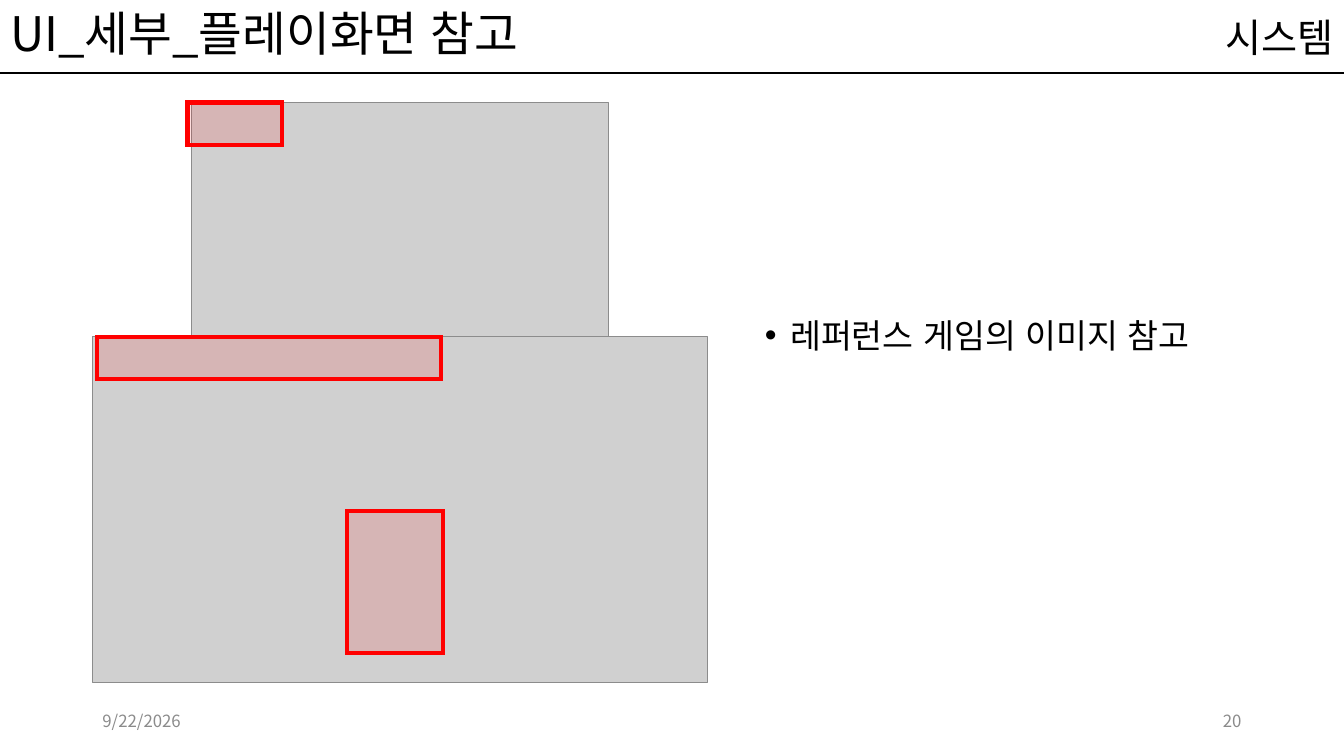
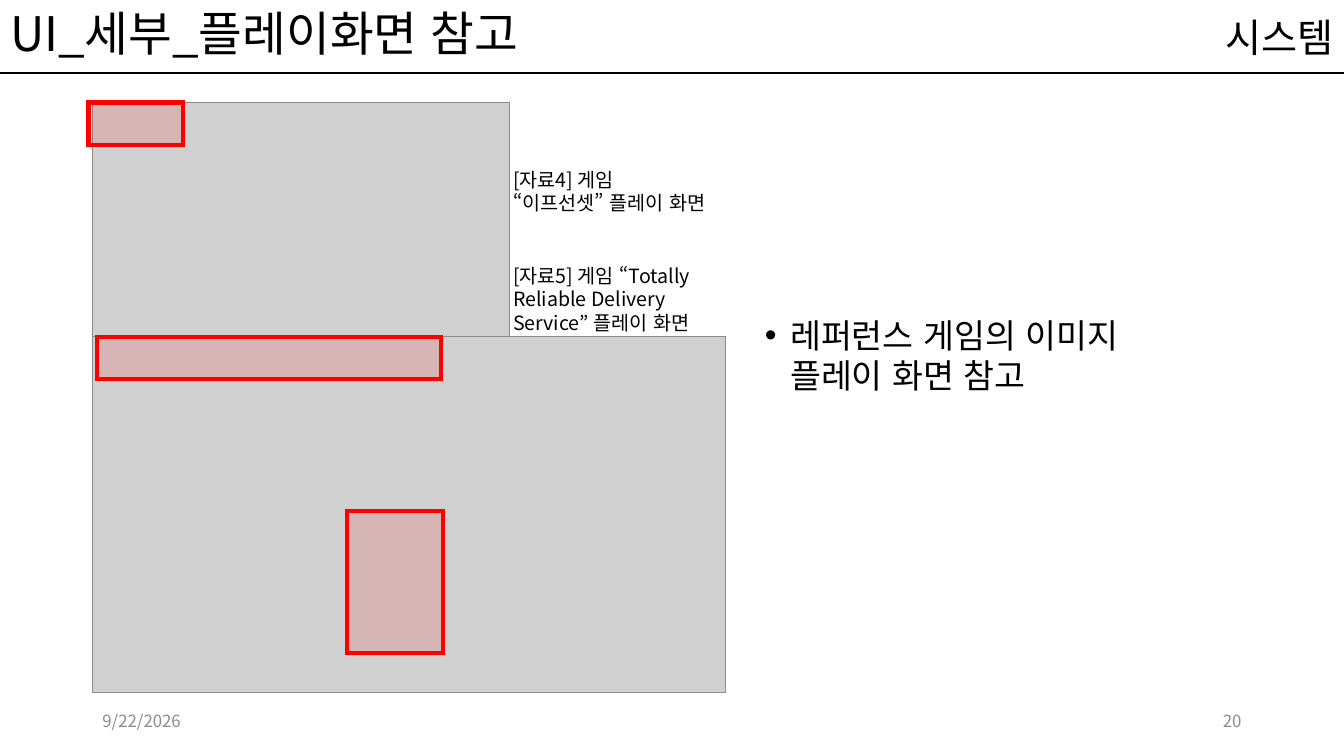
Before and after one commit to kwakyerin/2026_Graduation_Project, a slide deck: slide 20 of documents/HyunahKwon/design/designing/배트와 달트_기획서.pptx. Drawn at 1344x756 pixels with LibreOffice and Linux fonts; fonts in the diff are those of the drawing; grey boxes stand for pictures. Boxes give left, top, right and bottom in pixels: in the first picture for what was removed or moved away, otherwise in the second. Text is boxed around its words. In the diff, an @@ line names an element or a change of style, - is before the commit and + after.

```diff
--- a/documents/HyunahKwon/design/designing/배트와 달트_기획서.pptx
+++ b/documents/HyunahKwon/design/designing/배트와 달트_기획서.pptx
@@ rectangle moved from (x1=188, y1=103, x2=282, y2=145) to (x1=89, y1=103, x2=184, y2=145) @@
@@ picture moved from (x1=192, y1=103, x2=609, y2=337) to (x1=93, y1=103, x2=510, y2=337) @@
@@ text added at (x1=513, y1=170, x2=705, y2=212), 14 pt, text #000000 @@
+[자료4] 게임
+“이프선셋” 플레이 화면
@@ text added at (x1=513, y1=266, x2=690, y2=332), 14 pt, text #000000 @@
+[자료5] 게임 “Totally Reliable Delivery Service” 플레이 화면
@@ text at (x1=790, y1=320, x2=1118, y2=391): text changed @@
-• 레퍼런스 게임의 이미지 참고
+• 레퍼런스 게임의 이미지
+  플레이 화면 참고
@@ picture resized from (x1=93, y1=337, x2=708, y2=683) to (x1=93, y1=337, x2=726, y2=693) @@
```
Also in this commit, not shown: 10 other slides changed, 2 slides added, 1 slide removed.
